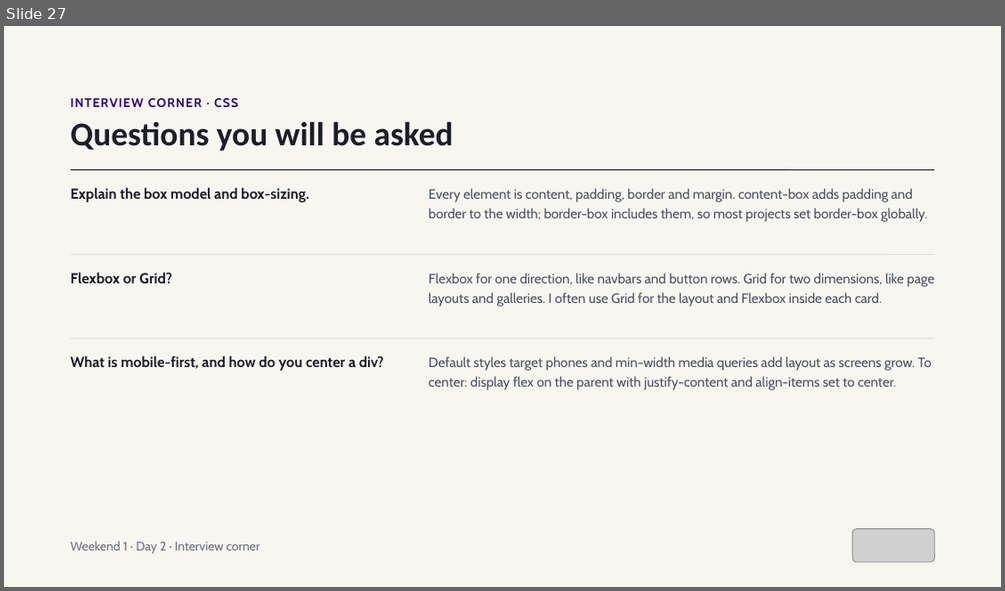
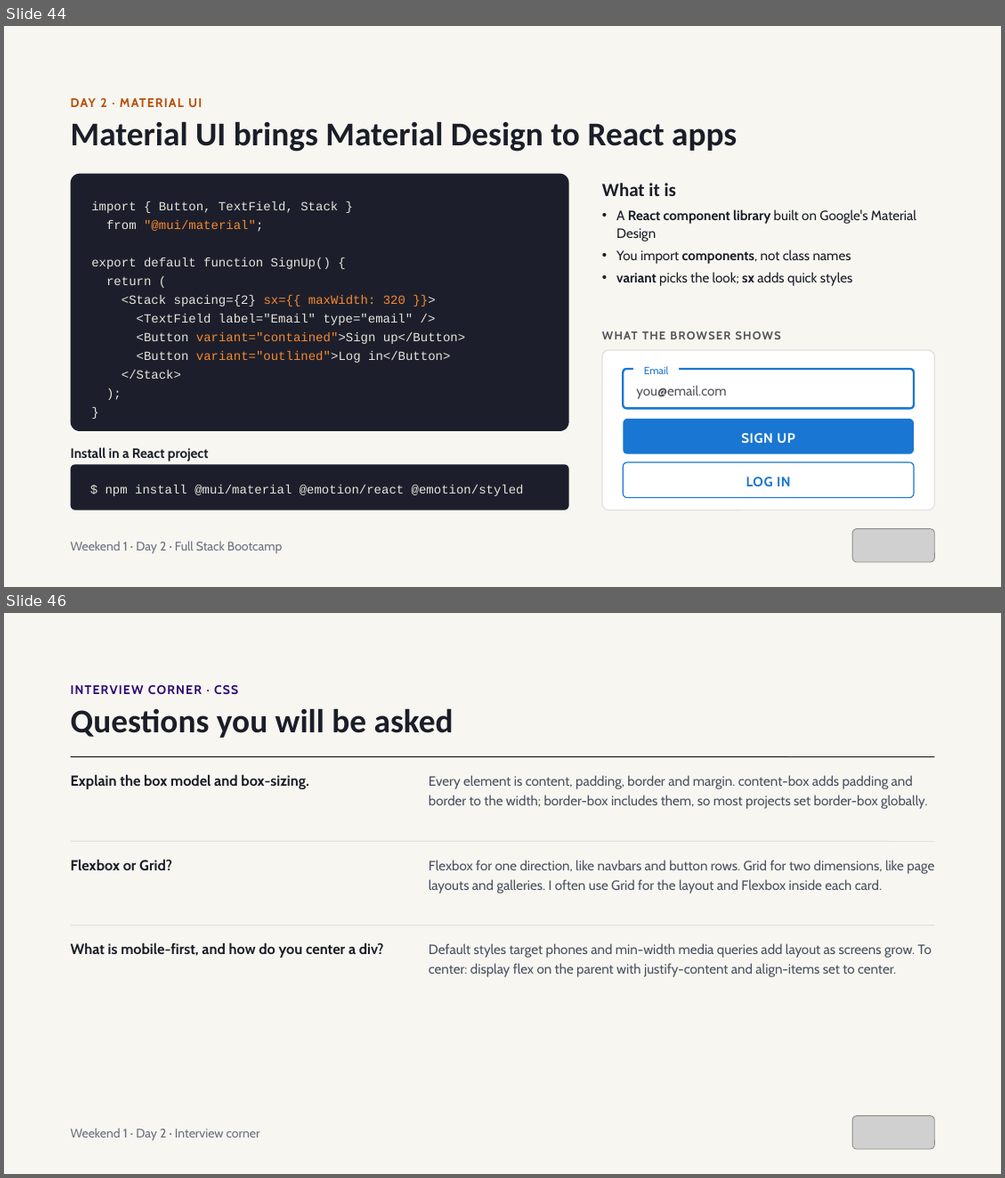
Before and after one commit to Matiz009/web-qi, a slide deck: resources/Weekend 1 — Dev Foundations & Modern Web.pptx. Shown one above the other, each under a label of ours: slide 27 before the commit, slides 44 and 46 after it; the slides between them are not shown. The pictures are 1005x591 and 1005x1178 pixels, drawn with LibreOffice and Linux fonts; fonts in the diff are those of the drawing; grey boxes stand for pictures. Boxes give left, top, right and bottom in pixels: in the first picture for what was removed or moved away, otherwise in the second. Text is boxed around its words. In the diff, an @@ line names an element or a change of style, - is before the commit and + after.

```diff
--- a/resources/Weekend 1 — Dev Foundations & Modern Web.pptx
+++ b/resources/Weekend 1 — Dev Foundations & Modern Web.pptx
@@ slide 44 added at (x1=4, y1=26, x2=1001, y2=587), background #F7F6F1 @@
@@ text added at (x1=71, y1=98, x2=202, y2=107), 12 pt, text #B84C06, bold @@
+DAY 2 · MATERIAL UI
@@ title added at (x1=71, y1=121, x2=736, y2=151), 32 pt, text #1B1E28, bold @@
+Material UI brings Material Design to React apps
@@ rounded rectangle added at (x1=71, y1=174, x2=569, y2=431), fill #1C1F2B, 12 pt, text #E6E4DC @@
+import { Button, TextField, Stack }
+from "@mui/material";
+export default function SignUp() {
+return (
+<Stack spacing={2} sx={{ maxWidth: 320 }}>
+<TextField label="Email" type="email" />
+<Button variant="contained">Sign up</Button>
+<Button variant="outlined">Log in</Button>
+</Stack>
+);
+}
@@ text added at (x1=602, y1=183, x2=677, y2=196), 18 pt, text #1B1E28, bold @@
+What it is
@@ text added at (x1=616, y1=209, x2=916, y2=286), 13 pt, text #1B1E28 @@
+• A React component library built on Google's Material Design
+• You import components, not class names
+• variant picks the look; sx adds quick styles
@@ text added at (x1=602, y1=331, x2=781, y2=339), 11 pt, text #52545A, bold @@
+WHAT THE BROWSER SHOWS
@@ rounded rectangle added at (x1=602, y1=350, x2=934, y2=510), fill #FFFFFF, outline #E1E0DD 1 pt @@
@@ rounded rectangle added at (x1=623, y1=369, x2=914, y2=408), outline #1976D2 2 pt, 13 pt, text #52545A @@
+you@email.com
@@ text added at (x1=644, y1=366, x2=668, y2=374), 10 pt, text #1976D2 @@
+Email
@@ rounded rectangle added at (x1=623, y1=418, x2=914, y2=454), fill #1976D2, 13 pt, text #FFFFFF, bold @@
+SIGN UP
@@ text added at (x1=71, y1=447, x2=209, y2=461), 13 pt, text #1B1E28, bold @@
+Install in a React project
@@ rounded rectangle added at (x1=71, y1=464, x2=569, y2=510), fill #1C1F2B, 12 pt, text #E6E4DC @@
+$ npm install @mui/material @emotion/react @emotion/styled
@@ rounded rectangle added at (x1=623, y1=462, x2=914, y2=497), outline #1976D2 1 pt, 13 pt, text #1976D2, bold @@
+LOG IN
@@ picture added at (x1=853, y1=529, x2=935, y2=562) @@
@@ text added at (x1=71, y1=540, x2=282, y2=554), 12 pt, text #6B7080 @@
+Weekend 1 · Day 2 · Full Stack Bootcamp
@@ what was slide 27 is now slide 46 @@
```
Also in this commit, not shown: 10 slides changed, 21 other slides added, 5 other files.
